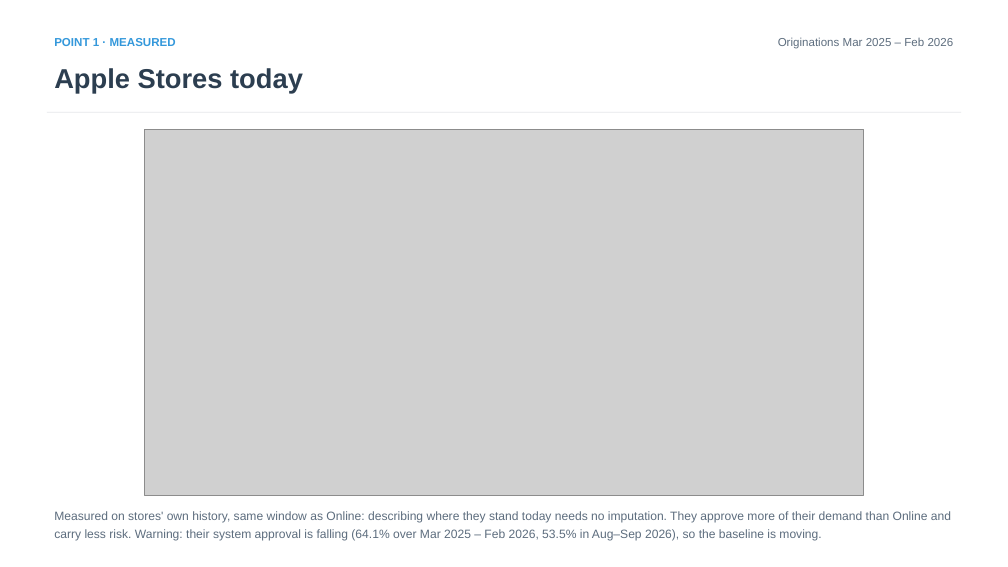
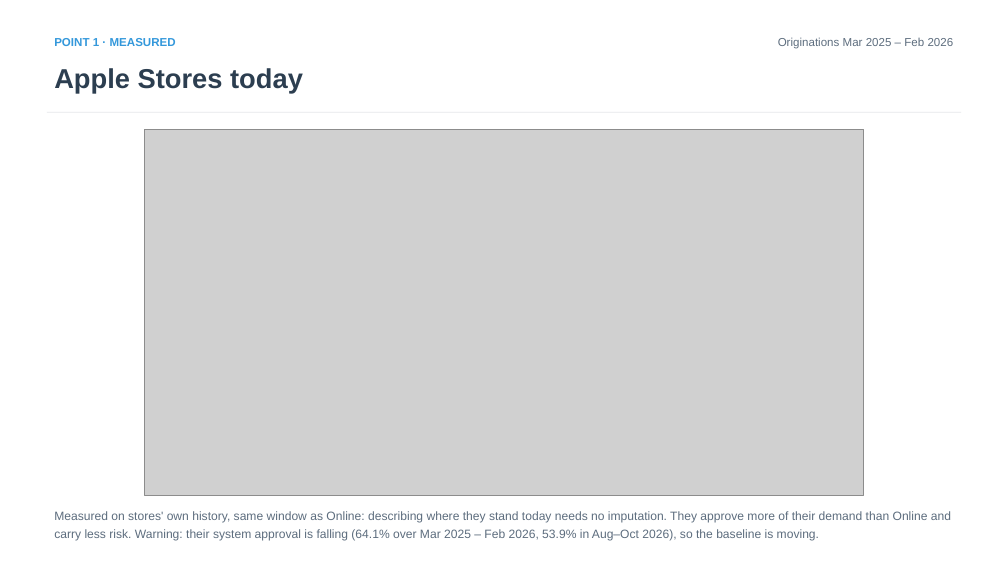
Before and after one commit to iocariz/scoring_tools, a slide deck: slide 5 of output/apple_deck/Apple_EFX_Study.pptx. Drawn at 1008x567 pixels with LibreOffice and Linux fonts; fonts in the diff are those of the drawing; grey boxes stand for pictures. Boxes give left, top, right and bottom in pixels: in the first picture for what was removed or moved away, otherwise in the second. Text is boxed around its words. In the diff, an @@ line names an element or a change of style, - is before the commit and + after.

```diff
--- a/output/apple_deck/Apple_EFX_Study.pptx
+++ b/output/apple_deck/Apple_EFX_Study.pptx
@@ text at box(54, 511, 951, 540): text changed @@
-Measured on stores' own history, same window as Online: describing where they stand today needs no imputation. They approve more of their demand than Online and carry less risk. Warning: their system approval is falling (64.1% over Mar 2025 – Feb 2026, 53.5% in Aug–Sep 2026), so the baseline is moving.
+Measured on stores' own history, same window as Online: describing where they stand today needs no imputation. They approve more of their demand than Online and carry less risk. Warning: their system approval is falling (64.1% over Mar 2025 – Feb 2026, 53.9% in Aug–Oct 2026), so the baseline is moving.
```
Also in this commit, not shown: 13 other slides changed, 14 other files.
